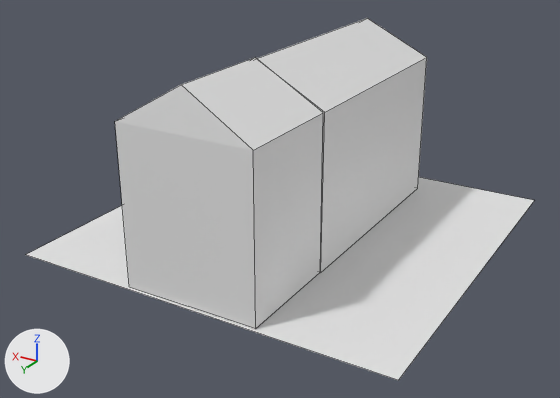
The Blender file simpsonshouse.blend, before and after one commit.
The view is the same before and after, from a camera (50 mm lens) standing at (-9.3, 16.49, 8.89) and looking at (0.12, 0.79, 1.04). Every picture has the same lights, and +X, +Y and +Z are marked at lower left. Mesh edges are drawn as thin lines.
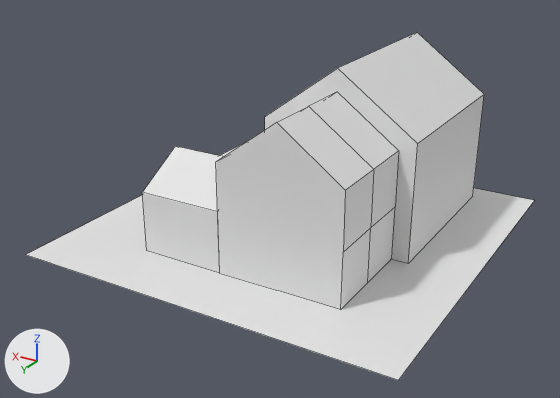
The newer file is also rescaled (x0.814) as a whole; pictures and numbers use the older file's frame.

Changed parts and their boxes [x1, y1, x2, y2] in the pictures (560 x 398 px):
```json
{"object": "Plane.002", "change": "deleted", "before": [115, 57, 323, 329]}
{"object": "Plano.001", "change": "added", "after": [216, 92, 399, 310]}
{"object": "Plane.001", "change": "deleted", "before": [256, 18, 427, 273]}
{"object": "Plano", "change": "added", "after": [265, 33, 484, 264]}
{"object": "Plano.002", "change": "added", "after": [142, 146, 223, 273]}
```

Scene script edits in JSON lines:
```json
{"op": "add", "block": "me_plano_002", "code": ["me_plano_002 = bpy.data.meshes.new('Plano.002')", "me_plano_002.from_pydata(...)  # 12 vertices, 9 faces; spans x -2.24..-0.93, y -1.58..0.94, z -0.01..3.77"]}
{"op": "add", "block": "me_plano_001", "code": ["me_plano_001 = bpy.data.meshes.new('Plano.001')", "me_plano_001.from_pydata(...)  # 21 vertices, 16 faces; spans x -0.93..0.96, y -1.58..0.98, z -0.01..6.33"]}
{"op": "add", "block": "me_plano", "code": ["me_plano = bpy.data.meshes.new('Plano')", "me_plano.from_pydata(...)  # 12 vertices, 8 faces; spans x -0.93..0.96, y -1.02..0.98, z -0.01..5.69"]}
{"op": "remove", "block": "ob_plane_001", "code": ["ob_plane_001 = bpy.data.objects.new('Plane.001', me_plane_001)", "ob_plane_001.location = (-0.13, -0.96, -0.04)", "ob_plane_001.scale = (1.63, 3.08, 1.0)"]}
{"op": "remove", "block": "ob_plane_002", "code": ["ob_plane_002 = bpy.data.objects.new('Plane.002', me_plane_004)", "ob_plane_002.location = (-0.11, 3.5, -0.04)", "ob_plane_002.scale = (1.63, 1.44, 1.0)"]}
{"op": "add", "block": "ob_plano_002", "code": ["ob_plano_002 = bpy.data.objects.new('Plano.002', me_plano_002)", "ob_plano_002.location = (-1.29, 1.58, 0.0)", "ob_plano_002.rotation_euler = (0.0, 0.0, 3.142)  # degrees (0, 0, 180)", "ob_plano_002.scale = (1.7, 1.08, 0.631)"]}
{"op": "add", "block": "ob_plano_001", "code": ["ob_plano_001 = bpy.data.objects.new('Plano.001', me_plano_001)", "ob_plano_001.location = (-1.29, 1.58, 0.0)", "ob_plano_001.rotation_euler = (0.0, 0.0, 3.142)  # degrees (0, 0, 180)", "ob_plano_001.scale = (1.7, 1.08, 0.631)"]}
{"op": "add", "block": "ob_plano", "code": ["ob_plano = bpy.data.objects.new('Plano', me_plano)", "ob_plano.location = (-1.29, -1.85, 0.0)", "ob_plano.rotation_euler = (3.142, 0.0, 0.0)  # degrees (180, 0, 0)", "ob_plano.scale = (-2.16, -2.46, -0.802)"]}
```
